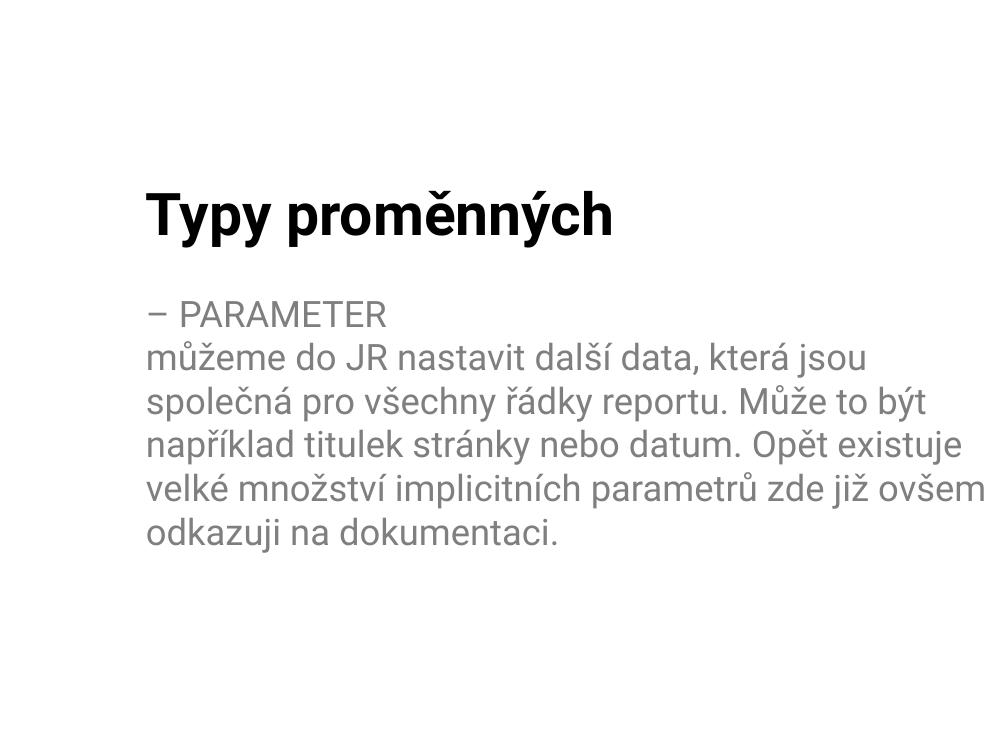
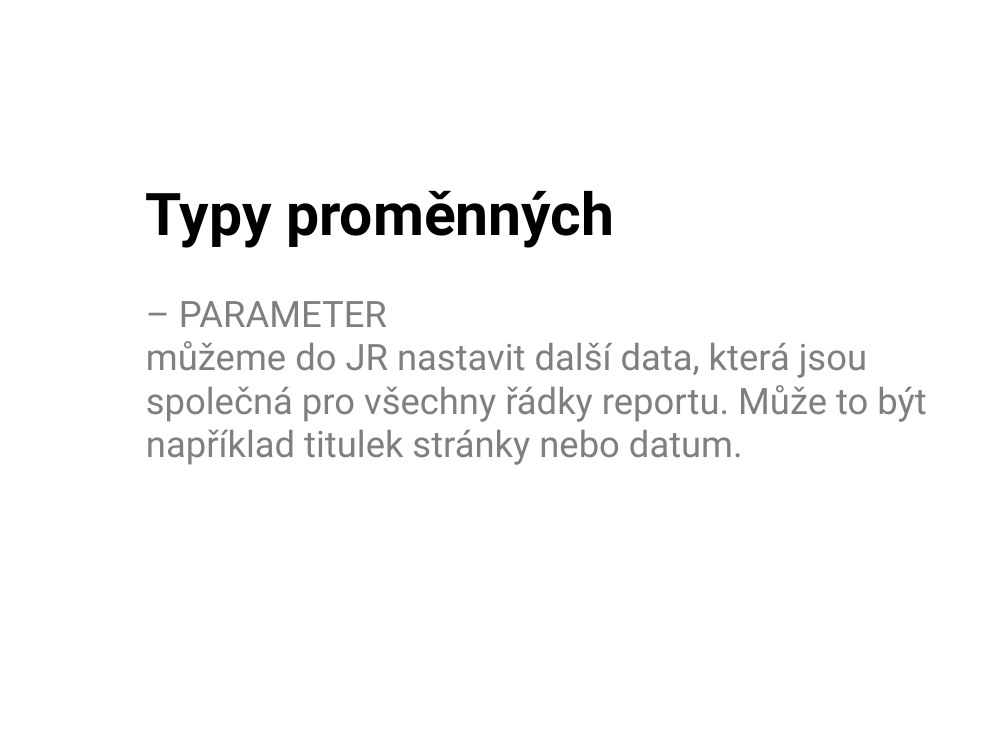
Before and after one commit to tuxmartin/UHK-PRO3-JasperReport, a slide deck: slide 7 of prezentace/prezentace.odp. Drawn at 1008x756 pixels with LibreOffice and Linux fonts; fonts in the diff are those of the drawing; background and template pictures are left out. Boxes give left, top, right and bottom in pixels: in the first picture for what was removed or moved away, otherwise in the second. Text is boxed around its words. In the diff, an @@ line names an element or a change of style, - is before the commit and + after.

```diff
--- a/prezentace/prezentace.odp
+++ b/prezentace/prezentace.odp
@@ text at bbox=[146, 341, 926, 465]: text changed @@
-můžeme do JR nastavit další data, která jsou společná pro všechny řádky reportu. Může to být například titulek stránky nebo datum. Opět existuje velké množství implicitních parametrů zde již ovšem odkazuji na dokumentaci.
+můžeme do JR nastavit další data, která jsou společná pro všechny řádky reportu. Může to být například titulek stránky nebo datum.
```
Also in this commit, not shown: 1 other slide changed, 1 other file.
